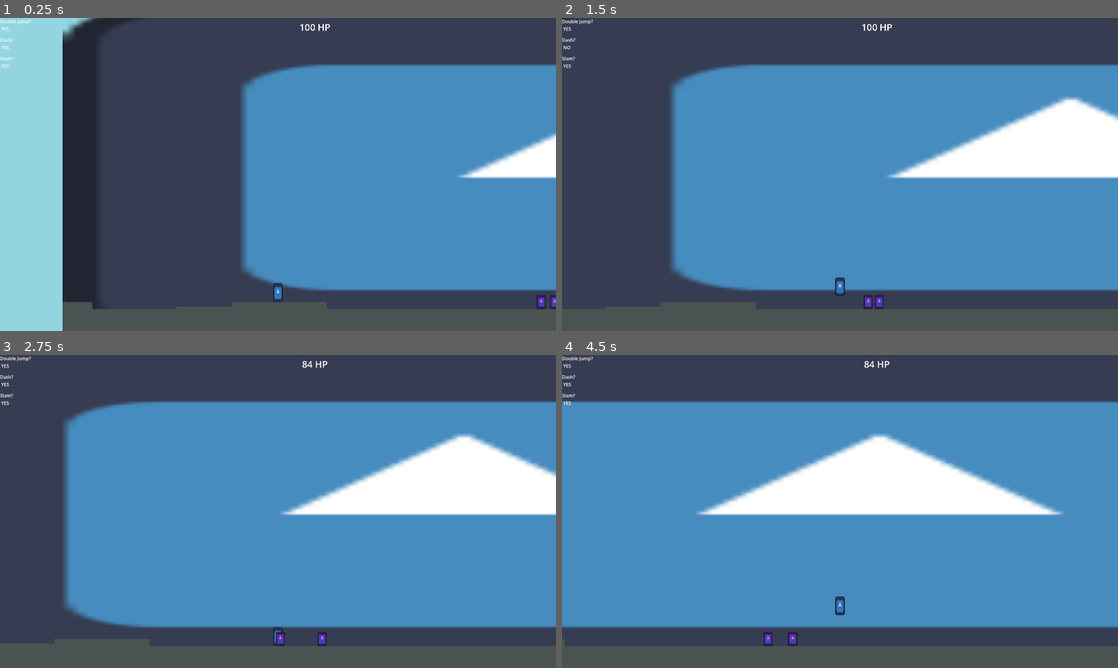
Above: before the commit, frames 1-4 (two rows, left to right).
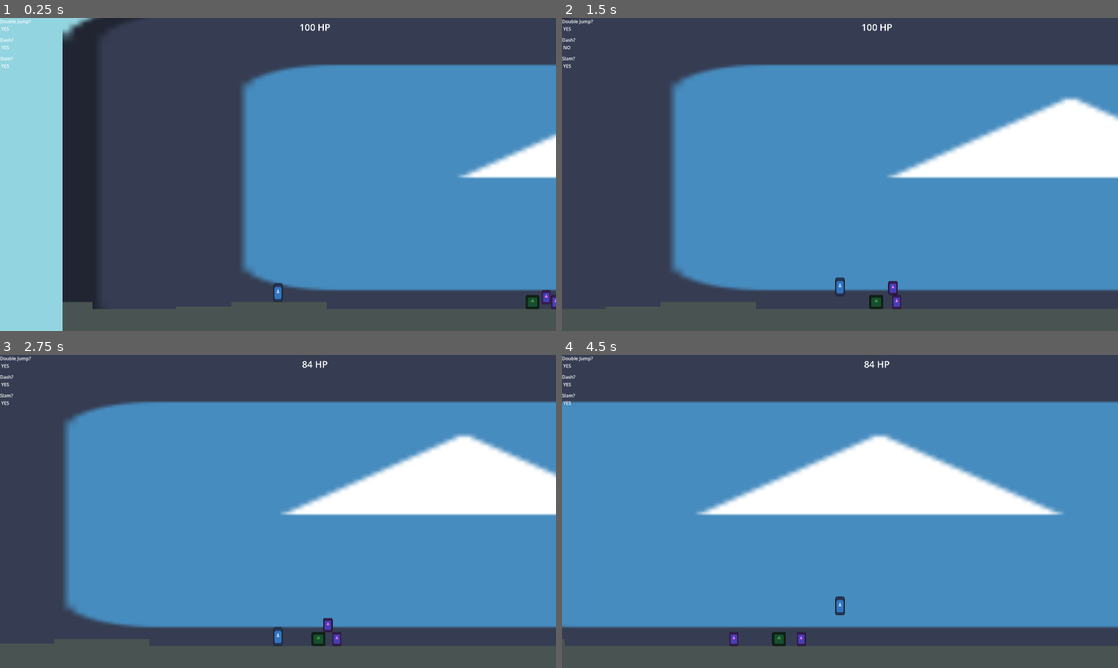
Above: after the commit, the same moments.

Repository: HeroHunterIguess/untitled-wip-game
Game: Godot game, scene res://scenes/worlds/main_world.tscn
Two runs of this game, one before a commit and one after it. Both use one fixed random seed, a clock stepped at 60 frames per second and the inputs below. The engine's default icon, where the game draws it, is replaced by a stand-in: a white triangle on a blue panel in a dark square.
Inputs (mouse positions are in pixels of both pictures, inside the frame that each line leads up to):
- Up to frame 1 (0.25 s): no input
- Up to frame 2 (1.5 s): move the mouse to (962, 158) at 0.52 s; hold D (right) from 0.53 s (still down); tap E (air_freeze) at 0.6 s; tap Space (double jump) at 0.77 s; move the mouse to (728, 190) at 1.27 s; tap Shift (dash) at 1.35 s
- Up to frame 3 (2.75 s): tap Space (double jump) at 1.52 s; move the mouse to (333, 442) at 2.02 s; release D (right) at 2.03 s; hold A (left) from 2.03 s (still down); right-click (333, 442) at 2.1 s
- Up to frame 4 (4.5 s): move the mouse to (812, 574) at 2.77 s; release A (left) at 2.78 s; hold D (right) 2.78-4.28 s; tap F (ground_slam) at 2.85 s; tap Space (double jump) at 3.02, 3.77 s; move the mouse to (1006, 558) at 3.52 s; click (1006, 558) at 3.6 s; move the mouse to (673, 464) at 4.27 s; hold A (left) from 4.28 s (still down); tap E (air_freeze) at 4.35 s

The runs differ from the first frame. In frame 1, 0.2% of the frame differs, in the area x 94-100%, y 86-94%; in frame 2, 0.3%; in frame 3, 0.3%; in frame 4, 0.4%, in the area x 30-44%, y 88-94%.

Commit message:
setup burst enemy spawning

Diff:
--- a/scripts/game/game_control.gd
+++ b/scripts/game/game_control.gd
@@ -7,31 +7,45 @@
 var rng = RandomNumberGenerator.new()
 
 const enemy_preload = preload("res://scenes/enemy types/basic_enemy.tscn")
+const burst_enemy_preload = preload("res://scenes/enemy types/burst_enemy.tscn")
+
+func set_location(object):
+	var screen_width = get_viewport().size.x
+	var left_location = $player.global_position.x-screen_width - 100
+	var right_location = $player.global_position.x+screen_width + 100
+
+	# spawn enemy off screen and vary random distance to have minimal overlap bugs
+
+	# i need to save the location of the last one so i can vary it to ensure they never have the overlap speed bug
+	if left_location < 0:
+		object.global_position.x = right_location + rng.randi_range(0, 99)
+	if right_location > 4000:
+		object.global_position.x = left_location - rng.randi_range(0, 99)
+
+	# set y to a value close to ground
+	object.global_position.y = 500
 
 func _ready():
 	while game_running:
 		# spawn enemies based on time elapsed
 		var amount = (Time.get_unix_time_from_system() - start_time) / 10
+		var burst_amount = (Time.get_unix_time_from_system() - start_time) / 20
 
 		print(amount)
 
+		# spawn basic enemies
 		for i in range(amount):
 			var enemy = enemy_preload.instantiate()
 			add_child(enemy)
-			var screen_width = get_viewport().size.x
-			var left_location = $player.global_position.x-screen_width - 100
-			var right_location = $player.global_position.x+screen_width + 100
 
-			# spawn enemy off screen and vary random distance to have minimal overlap bugs
+			set_location(enemy)
 
-			# i need to save the location of the last one so i can vary it to ensure they never have the overlap speed bug
-			if left_location < 0:
-				enemy.global_position.x = right_location + rng.randi_range(0, 99)
-			if right_location > 4000:
-				enemy.global_position.x = left_location - rng.randi_range(0, 99)
+		# spawn burst enemies
+		for i in range(burst_amount):
+			var burst_enemy = burst_enemy_preload.instantiate()
+			add_child(burst_enemy)
 
-			# set y to a value close to ground
-			enemy.global_position.y = 500
+			set_location(burst_enemy)
 
 		# wait arbitrary amount of time then spawn more
 		await get_tree().create_timer(5 + round_bonus_time).timeout
